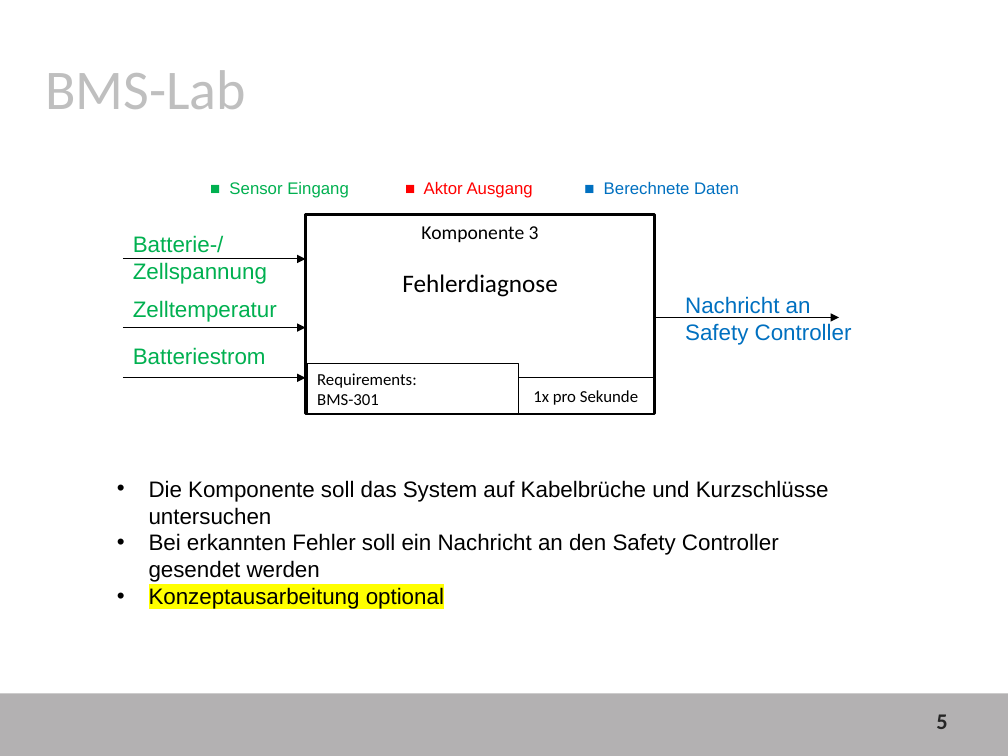
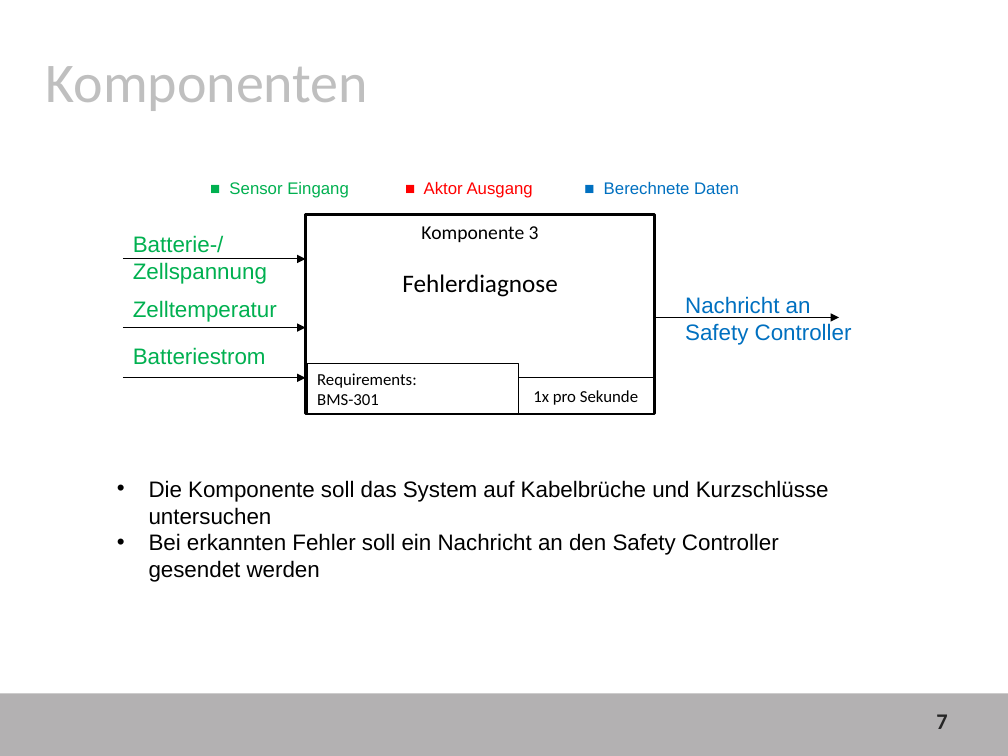
Before and after one commit to davju/bms_lab, a slide deck: slide 7 of BMS_Lab.pptx (slide 5 before the commit). Drawn at 1008x756 pixels with LibreOffice and Linux fonts; fonts in the diff are those of the drawing; background and template pictures are left out. Boxes give left, top, right and bottom in pixels: in the first picture for what was removed or moved away, otherwise in the second. Text is boxed around its words. In the diff, an @@ line names an element or a change of style, - is before the commit and + after.

```diff
--- a/BMS_Lab.pptx
+++ b/BMS_Lab.pptx
@@ text at [46,66,369,111]: text changed @@
-BMS-Lab
+Komponenten
@@ text at [149,587,444,609]: paragraph removed @@
-• Konzeptausarbeitung optional
@@ page number at [936,714,947,729]: text changed @@
-5
+7
```
Also in this commit, not shown: 8 other slides changed, 3 slides added, 7 slides removed.
